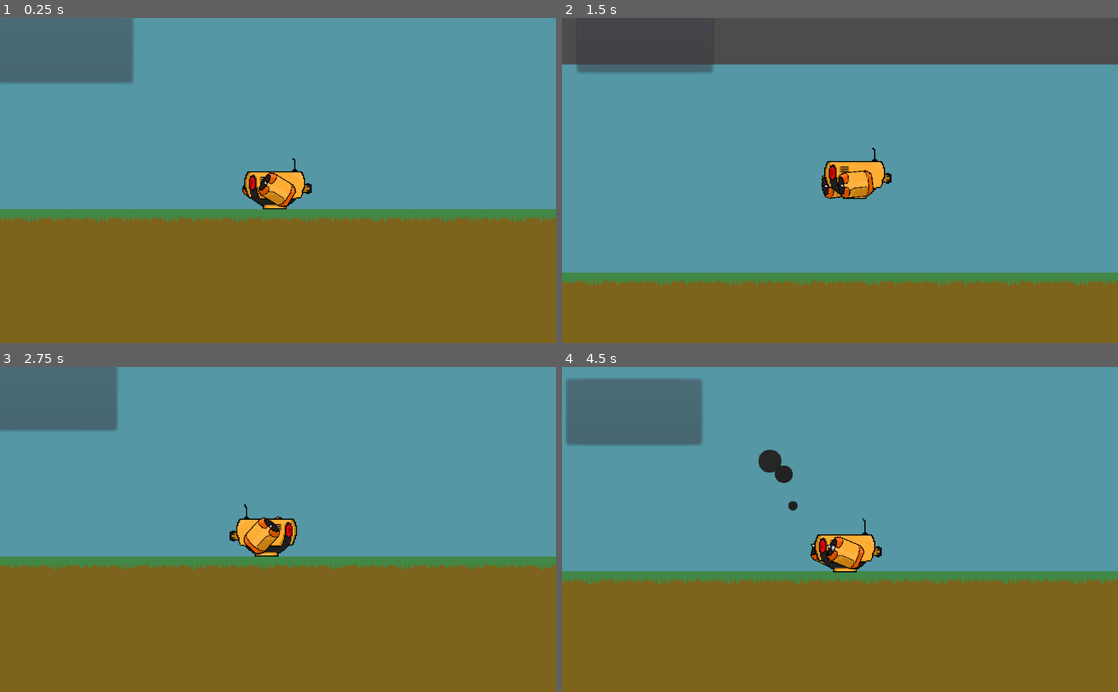
Above: before the commit, frames 1-4 (two rows, left to right).
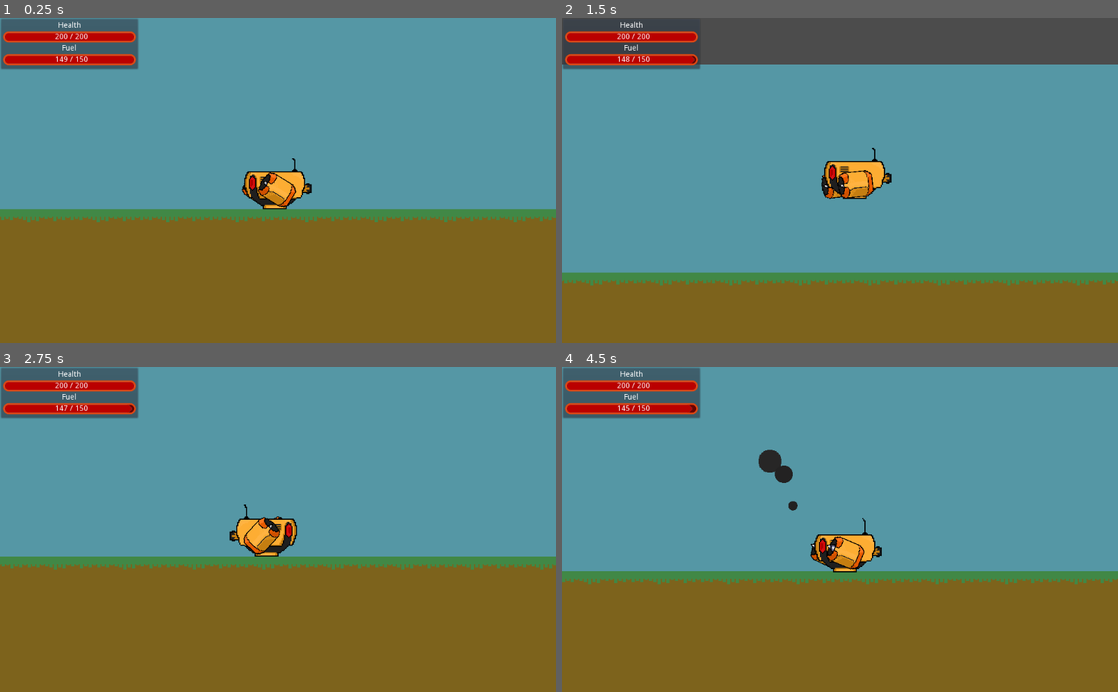
Above: after the commit, the same moments.

Repository: G3orge26/Deeper
Game: Godot game, scene res://Scenes/World/World.tscn
The game is run twice, just before and just after one commit, with the same random seed, the same clock (stepped at 60 frames per second) and the same inputs.
Inputs (mouse positions are in pixels of both pictures, inside the frame that each line leads up to):
- Up to frame 1 (0.25 s): no input
- Up to frame 2 (1.5 s): move the mouse to (962, 164) at 0.52 s; hold D (right) from 0.53 s (still down); tap F6 (F6) at 0.6 s; tap W (up) at 0.77, 1.07 s; tap Space (Space) at 0.8, 1.35 s; move the mouse to (728, 196) at 1.27 s
- Up to frame 3 (2.75 s): tap W (up) at 1.52, 1.55, 1.82, 2.1 s; move the mouse to (333, 458) at 2.02 s; release D (right) at 2.03 s; hold A (left) from 2.03 s (still down); tap F6 (F6) at 2.3 s
- Up to frame 4 (4.5 s): move the mouse to (812, 594) at 2.77 s; release A (left) at 2.78 s; hold D (right) 2.78-4.28 s; tap F6 (F6) at 2.85 s; tap W (up) at 3.02, 3.32, 3.77, 3.8, 4.07 s; tap Space (Space) at 3.05, 4.35 s; move the mouse to (1006, 578) at 3.52 s; press the mouse at (1006, 578) at 3.53 s; move the mouse to (673, 480) at 4.27 s; release the mouse at (673, 480) at 4.28 s; hold A (left) from 4.28 s (still down)

The runs differ from the first frame. In frame 1, 2.9% of the frame differs, in the area x 0-25%, y 0-21%; in frame 2, 2.0%; in frame 3, 2.9%; in frame 4, 4.7%, in the area x 0-26%, y 0-24%.

Commit message:
Added Boilerplate UI

Diff:
--- /dev/null
+++ b/Assets/Themes/UI_Theme.tres
@@ -0,0 +1,40 @@
+[gd_resource type="Theme" load_steps=3 format=2]
+
+[sub_resource type="StyleBoxFlat" id=1]
+content_margin_left = 10.0
+content_margin_right = 10.0
+content_margin_top = 10.0
+content_margin_bottom = 10.0
+bg_color = Color( 0.407843, 0, 0, 1 )
+border_width_left = 3
+border_width_top = 3
+border_width_right = 3
+border_width_bottom = 3
+border_color = Color( 0.882813, 0.284283, 0.0758667, 1 )
+corner_radius_top_left = 100
+corner_radius_top_right = 100
+corner_radius_bottom_right = 100
+corner_radius_bottom_left = 100
+corner_detail = 20
+expand_margin_left = 1.0
+expand_margin_right = 1.0
+
+[sub_resource type="StyleBoxFlat" id=2]
+bg_color = Color( 0.733333, 0, 0, 1 )
+border_width_left = 2
+border_width_top = 3
+border_width_right = 2
+border_width_bottom = 3
+border_color = Color( 0.8, 0.8, 0.8, 0 )
+corner_radius_top_left = 100
+corner_radius_top_right = 100
+corner_radius_bottom_right = 100
+corner_radius_bottom_left = 100
+corner_detail = 20
+
+[resource]
+ProgressBar/colors/font_color = Color( 0, 0, 0, 1 )
+ProgressBar/colors/font_color_shadow = Color( 0, 0, 0, 1 )
+ProgressBar/fonts/font = null
+ProgressBar/styles/bg = SubResource( 1 )
+ProgressBar/styles/fg = SubResource( 2 )
--- a/Scenes/Player/Player.gd
+++ b/Scenes/Player/Player.gd
@@ -13,14 +13,25 @@
 var gamemap
 var motion = Vector2()
 
+#Saveable Properties
 
-# Called when the node enters the scene tree for the first time.
+var HP = 200
+var MAX_HP = 200
+
+var FUEL = 150
+var MAX_FUEL = 150
+var fuel_consumpsion = 1
+var time = 0
+
 func _ready():
 	ani_fsm = $AnimationTree.get("parameters/playback")
 	$AnimationTree.active = true
 	ani_fsm.start("Idle")
 	gamemap = get_parent().get_node("Tilemap")
 	pass # Replace with function body.
+
+func update_fuel(delta):
+	FUEL = FUEL - (fuel_consumpsion * delta)
 
 func arms_aim():
 		$Arms.look_at(get_global_mouse_position())
@@ -86,6 +97,10 @@
 	arms_aim()
 	handle_animation()
 	motion = move_and_slide(motion, UP)
+	if Input.is_action_just_pressed("Space"):
+		#HP = HP - 10
+		print(get("name"))
+	update_fuel(delta)
 
 func _on_AnimationArms_animation_changed(new_name):
 	ani_cur = new_name
@@ -105,9 +120,22 @@
 		"filename" : get_filename(),
 		"parent" : get_parent().get_path(),
 		"pos_x" : position.x,
-		"pos_y" : position.y
+		"pos_y" : position.y,
+		"MAX_HP" : MAX_HP,
+		"HP" : HP,
+		"MAX_FUEL" : MAX_FUEL,
+		"FUEL" : FUEL,
+		"consumpsion" : fuel_consumpsion
 	}
 	return save_dict
 
-func _load():
-	pass
+func _load(data):
+	position.x = data.pos_x
+	position.y = data.pos_y
+	MAX_HP = data.MAX_HP
+	HP = data.HP
+	MAX_FUEL = data.MAX_FUEL
+	FUEL = data.FUEL
+	fuel_consumpsion = data.consumpsion
+	#var UI = get_parent().get_node("UI")
+	#UI.player_obj = self
--- /dev/null
+++ b/Scenes/UI/UI.gd
@@ -0,0 +1,30 @@
+extends CanvasLayer
+
+
+# Declare member variables here. Examples:
+# var a = 2
+# var b = "text"
+
+var player_obj
+
+# Called when the node enters the scene tree for the first time.
+func _ready():
+	player_obj = get_parent().get_node("Player").get_child(0)
+	pass
+
+func update_health():
+	$PanelContainer/VBoxContainer/HP_bar.max_value = player_obj.MAX_HP
+	$PanelContainer/VBoxContainer/HP_bar.value = player_obj.HP
+	$PanelContainer/VBoxContainer/HP_bar/Label.text = str(player_obj.HP) + " / " + str(player_obj.MAX_HP)
+
+func update_fuel():
+	$PanelContainer/VBoxContainer/Fuel_bar.max_value = player_obj.MAX_FUEL
+	$PanelContainer/VBoxContainer/Fuel_bar.value = player_obj.FUEL
+	$PanelContainer/VBoxContainer/Fuel_bar/Label.text = str(int(player_obj.FUEL)) + " / " + str(player_obj.MAX_FUEL)
+
+# Called every frame. 'delta' is the elapsed time since the previous frame.
+func _process(delta):
+	player_obj = get_parent().get_node("Player").get_child(0)
+	update_health()
+	update_fuel()
+	pass
--- a/Scenes/UI/UI.tscn
+++ b/Scenes/UI/UI.tscn
@@ -1,10 +1,67 @@
-[gd_scene format=2]
+[gd_scene load_steps=3 format=2]
 
-[node name="UI" type="Control"]
-anchor_right = 1.0
-anchor_bottom = 1.0
+[ext_resource path="res://Scenes/UI/UI.gd" type="Script" id=1]
+[ext_resource path="res://Assets/Themes/UI_Theme.tres" type="Theme" id=2]
+
+[node name="UI" type="CanvasLayer"]
+script = ExtResource( 1 )
 
 [node name="PanelContainer" type="PanelContainer" parent="."]
-modulate = Color( 1, 1, 1, 0.501961 )
-margin_right = 128.0
-margin_bottom = 64.0
+self_modulate = Color( 0.756863, 0.964706, 1, 0.611765 )
+margin_right = 256.0
+margin_bottom = 96.0
+
+[node name="VBoxContainer" type="VBoxContainer" parent="PanelContainer"]
+margin_left = 7.0
+margin_top = 7.0
+margin_right = 249.0
+margin_bottom = 89.0
+
+[node name="Health_Label" type="Label" parent="PanelContainer/VBoxContainer"]
+margin_right = 242.0
+margin_bottom = 14.0
+text = "Health"
+align = 1
+
+[node name="HP_bar" type="ProgressBar" parent="PanelContainer/VBoxContainer"]
+margin_top = 18.0
+margin_right = 242.0
+margin_bottom = 38.0
+theme = ExtResource( 2 )
+step = 1.0
+value = 50.0
+percent_visible = false
+
+[node name="Label" type="Label" parent="PanelContainer/VBoxContainer/HP_bar"]
+margin_left = 94.0
+margin_top = 3.0
+margin_right = 147.0
+margin_bottom = 17.0
+text = "100/100"
+align = 1
+valign = 1
+
+[node name="Fuel_Label" type="Label" parent="PanelContainer/VBoxContainer"]
+margin_top = 42.0
+margin_right = 242.0
+margin_bottom = 56.0
+text = "Fuel"
+align = 1
+
+[node name="Fuel_bar" type="ProgressBar" parent="PanelContainer/VBoxContainer"]
+margin_top = 60.0
+margin_right = 242.0
+margin_bottom = 80.0
+theme = ExtResource( 2 )
+step = 1.0
+value = 50.0
+percent_visible = false
+
+[node name="Label" type="Label" parent="PanelContainer/VBoxContainer/Fuel_bar"]
+margin_left = 94.0
+margin_top = 3.0
+margin_right = 147.0
+margin_bottom = 17.0
+text = "100/100"
+align = 1
+valign = 1
--- a/Scenes/World/TileMap.gd
+++ b/Scenes/World/TileMap.gd
@@ -46,11 +46,12 @@
 	}
 	return save_dict
 
-func load(tilemap):
-	var tiles = tilemap
+func _load(data):
+
+	var tiles = data.map
 	for tile in tiles:
-		var data = tiles[tile]
-		set_cell(data.x, data.y, data.id)
+		var tl_data = tiles[tile]
+		set_cell(tl_data.x, tl_data.y, tl_data.id)
 
 # Called every frame. 'delta' is the elapsed time since the previous frame.
 #func _process(delta):
--- a/Scenes/World/World.gd
+++ b/Scenes/World/World.gd
@@ -51,15 +51,18 @@
 		var node_data = parse_json(save_file.get_line())
 		var new_object = load(node_data["filename"]).instance()
 		get_node(node_data["parent"]).add_child(new_object)
-		new_object.position = Vector2(node_data["pos_x"], node_data["pos_y"])
+		if new_object.has_method("_load"):
+			new_object.call("_load", node_data)
+		#new_object.position = Vector2(node_data["pos_x"], node_data["pos_y"])
 
-		for i in node_data.keys():
-			if i == "filename" or i == "parent" or i == "pos_x" or i == "pos_y":
-				continue
-			new_object.set(i, node_data[i])
-			if i == "map":
-				new_object.load(node_data[i])
-				#load_map(node_data[i])
+		#for i in node_data.keys():
+		#	if i == "filename" or i == "parent" or i == "pos_x" or i == "pos_y":
+		#		continue
+		#	if new_object.has_method("_load"):
+		#	new_object.set(i, node_data[i])
+		#	if i == "map":
+		#		new_object.load(node_data[i])
+		#		#load_map(node_data[i])
 
 	save_file.close()
 
--- a/Scenes/World/World.tscn
+++ b/Scenes/World/World.tscn
@@ -10,11 +10,9 @@
 
 [node name="Map" parent="." instance=ExtResource( 1 )]
 
-[node name="Player" parent="." instance=ExtResource( 2 )]
+[node name="UI" parent="." instance=ExtResource( 3 )]
+
+[node name="Player" type="Node" parent="."]
+
+[node name="PlayerChar" parent="Player" instance=ExtResource( 2 )]
 position = Vector2( 828, -29 )
-
-[node name="UI" parent="Player" instance=ExtResource( 3 )]
-margin_left = -260.0
-margin_top = -155.0
-margin_right = -260.0
-margin_bottom = -155.0
